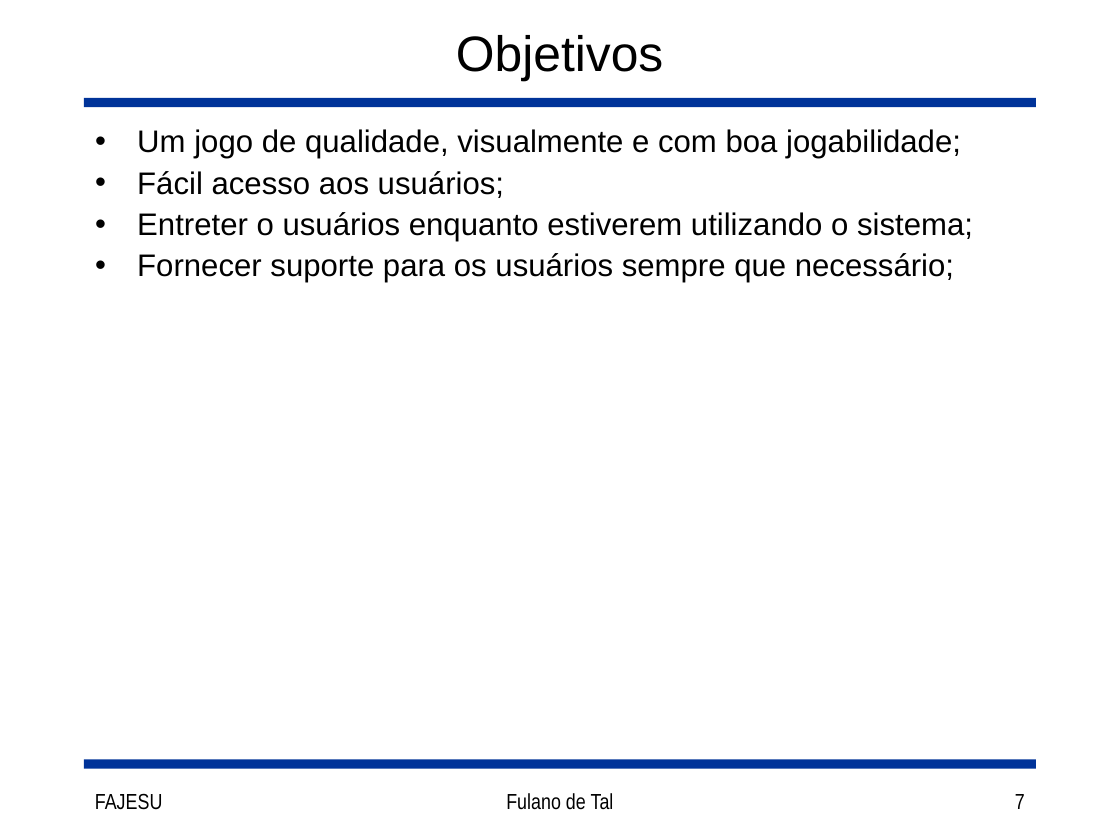
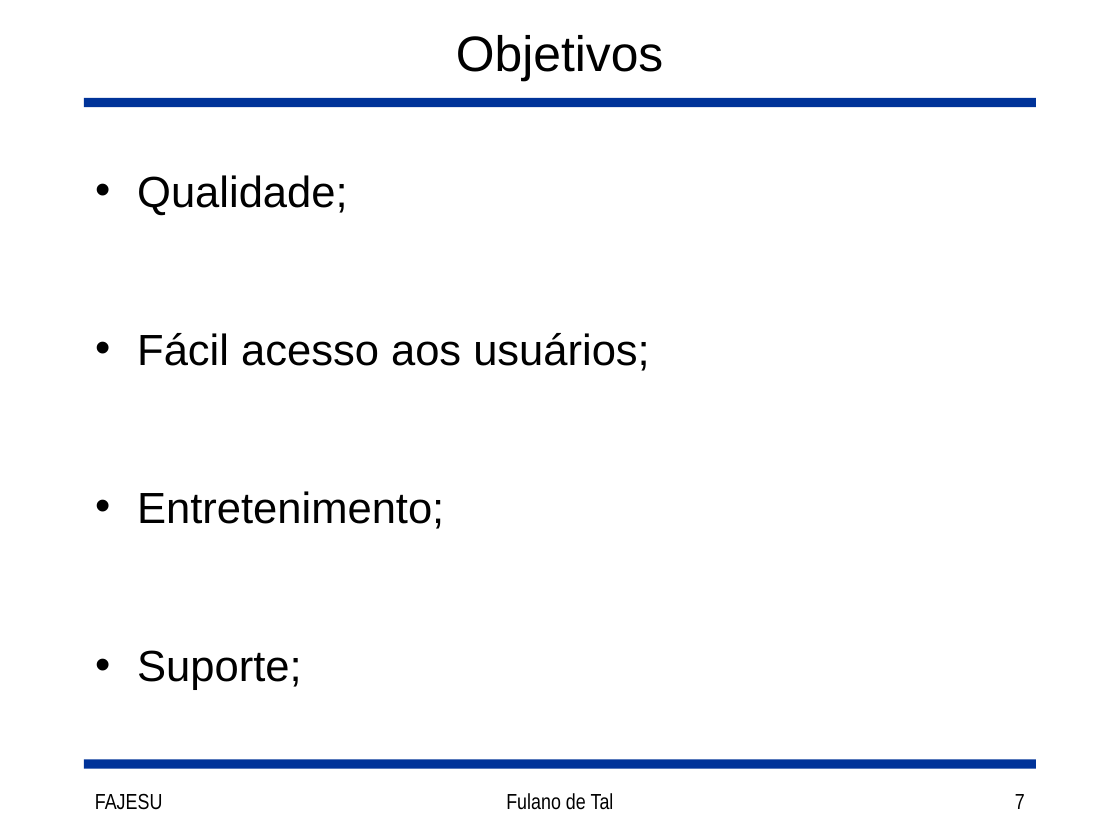
Before and after one commit to joaorocha/tcc-got-v1, a slide deck: slide 7 of docs/Slides.ppt. Drawn at 1120x840 pixels with LibreOffice and Linux fonts; fonts in the diff are those of the drawing. Boxes give left, top, right and bottom in pixels: in the first picture for what was removed or moved away, otherwise in the second. Text is boxed around its words. In the diff, an @@ line names an element or a change of style, - is before the commit and + after.

Commit message:
Alterações para apresentação.

```diff
--- a/docs/Slides.ppt
+++ b/docs/Slides.ppt
@@ text at [137, 175, 347, 216]: text changed; size 20 to 28 pt @@
-• Um jogo de qualidade, visualmente e com boa jogabilidade;
+• Qualidade;
@@ text at [137, 333, 650, 371]: size 20 to 28 pt in "Fácil acesso aos usuários;"; line spacing 0.9 to 0.8; more space between paragraphs @@
@@ text at [137, 491, 444, 690]: text changed; size 20 to 28 pt @@
-• Entreter o usuários enquanto estiverem utilizando o sistema;
-• Fornecer suporte para os usuários sempre que necessário;
+• Entretenimento;
+• Suporte;
```
Also in this commit, not shown: 9 other slides changed, 1 slide added, 1 other file.
